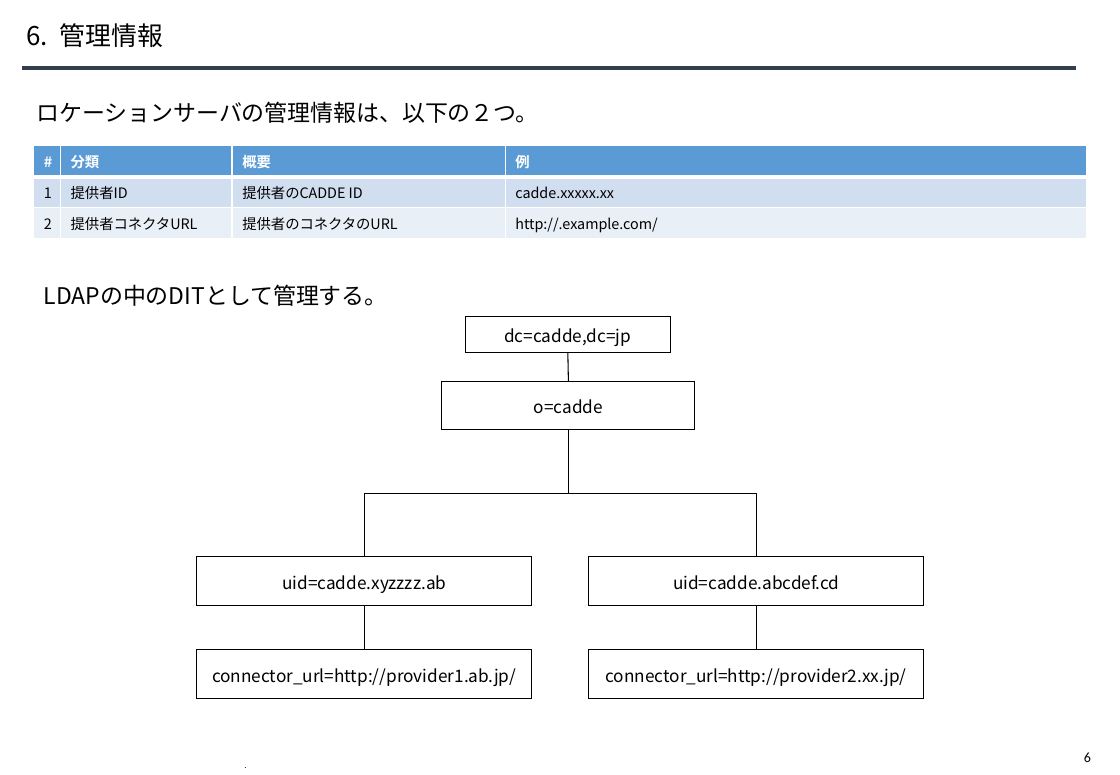
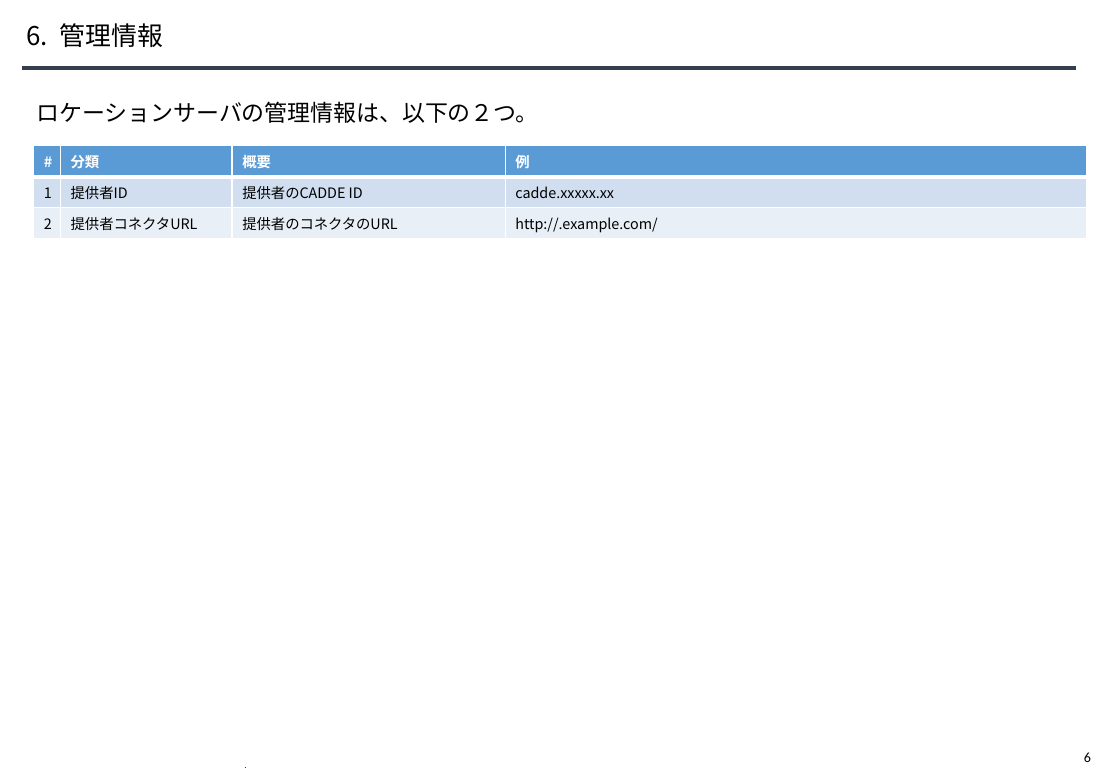
Before and after one commit to CADDE-sip/documents, a slide deck: slide 7 of doc/3/50_V4_機能アーキテクチャ/50_V4_設計書_ロケーションサービス/30_CADDE_ロケーションサーバ設計書_202303.pptx. Drawn at 1120x775 pixels with LibreOffice and Linux fonts; fonts in the diff are those of the drawing. Boxes give left, top, right and bottom in pixels: in the first picture for what was removed or moved away, otherwise in the second. Text is boxed around its words. In the diff, an @@ line names an element or a change of style, - is before the commit and + after.

```diff
--- a/doc/3/50_V4_機能アーキテクチャ/50_V4_設計書_ロケーションサービス/30_CADDE_ロケーションサーバ設計書_202303.pptx
+++ b/doc/3/50_V4_機能アーキテクチャ/50_V4_設計書_ロケーションサービス/30_CADDE_ロケーションサーバ設計書_202303.pptx
@@ text removed at (44, 284, 388, 306) @@
-LDAPの中のDITとして管理する。
@@ rectangle removed at (465, 316, 670, 353) @@
-dc=cadde,dc=jp
@@ line removed from (569, 382) to (568, 353) @@
@@ rectangle removed at (442, 382, 695, 430) @@
-o=cadde
@@ elbow line removed from (569, 430) to (365, 556) @@
@@ elbow line removed from (569, 430) to (757, 556) @@
@@ rectangle removed at (196, 556, 532, 605) @@
-uid=cadde.xyzzzz.ab
@@ rectangle removed at (589, 556, 925, 605) @@
-uid=cadde.abcdef.cd
@@ line removed from (364, 650) to (364, 606) @@
@@ line removed from (757, 650) to (757, 606) @@
@@ rectangle removed at (196, 650, 532, 699) @@
-connector_url=http://provider1.ab.jp/
@@ rectangle removed at (589, 650, 925, 699) @@
-connector_url=http://provider2.xx.jp/
```
Also in this commit, not shown: 6 other slides changed, 18 other files.
